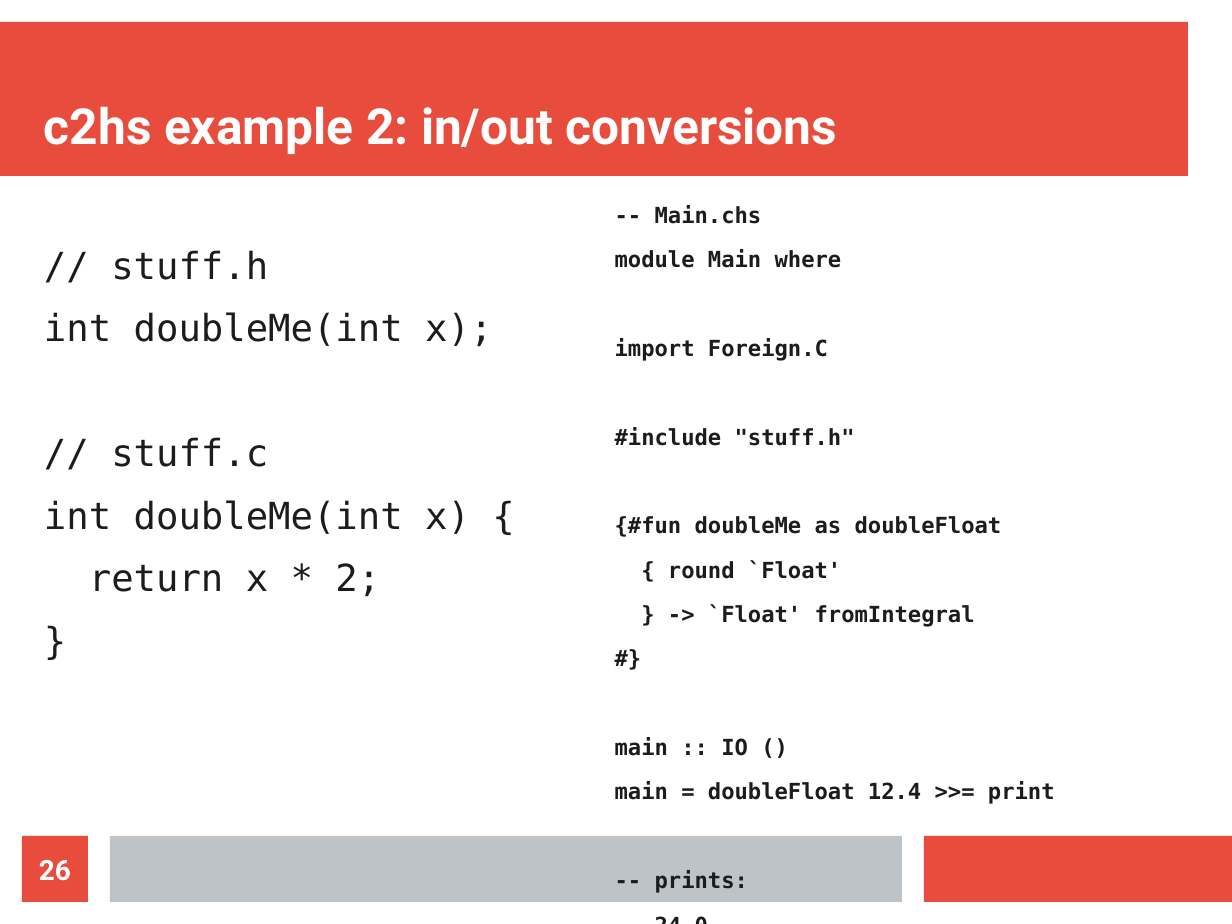
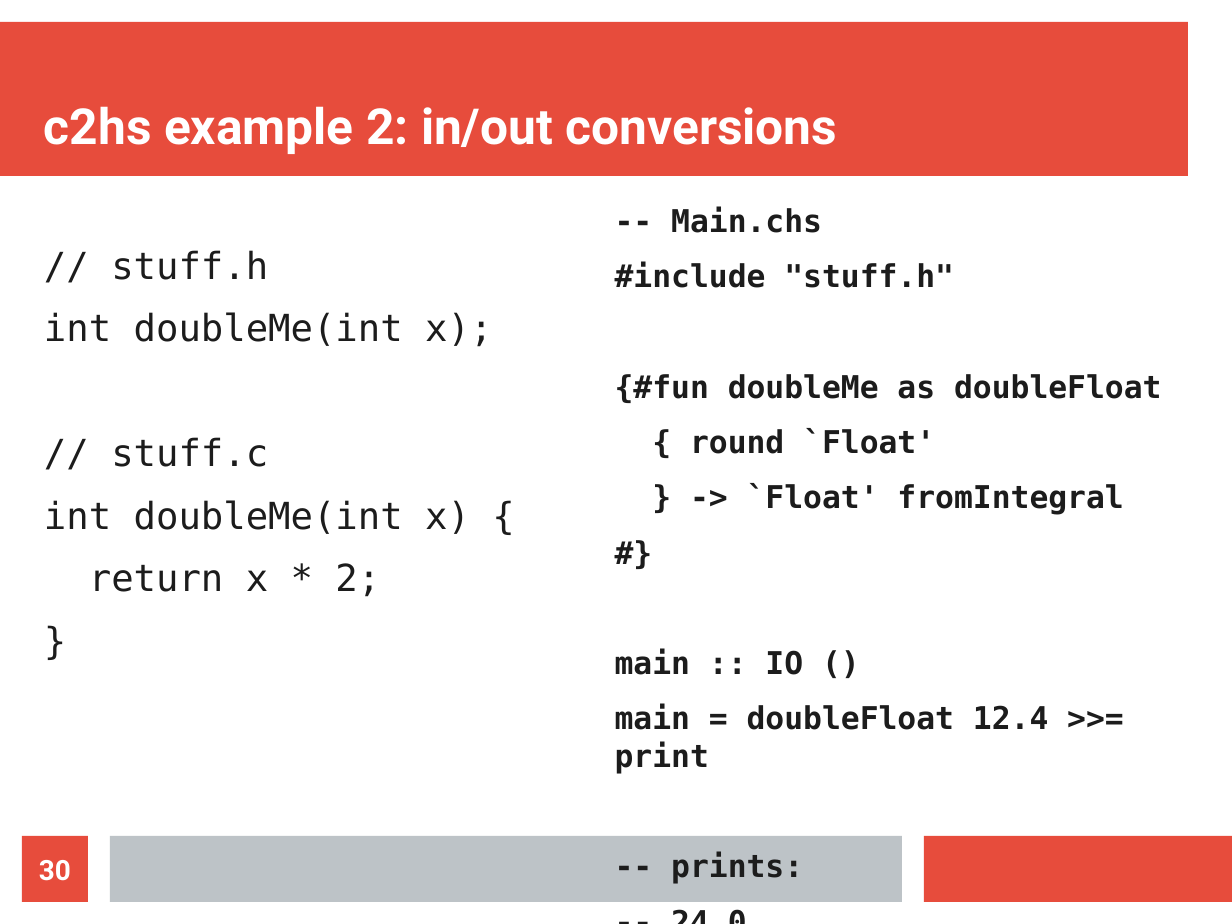
Before and after one commit to mtolly/haskell-c-talk, a slide deck: slide 30 of presentation.odp (slide 26 before the commit). Drawn at 1232x924 pixels with LibreOffice and Linux fonts; fonts in the diff are those of the drawing. Boxes give left, top, right and bottom in pixels: in the first picture for what was removed or moved away, otherwise in the second. Text is boxed around its words. In the diff, an @@ line names an element or a change of style, - is before the commit and + after.

Commit message:
Array and C++ examples

```diff
--- a/presentation.odp
+++ b/presentation.odp
@@ text "-- Main.chs" at <box>615,206,1161,773</box>: size 14.3 to 20.1 pt @@
@@ text at <box>615,249,842,361</box>: paragraphs removed @@
-module Main where
-import Foreign.C
@@ page number at <box>39,860,71,881</box>: text changed @@
-26
+30
```
Also in this commit, not shown: 6 other slides changed, 5 slides added, 8 other files.
